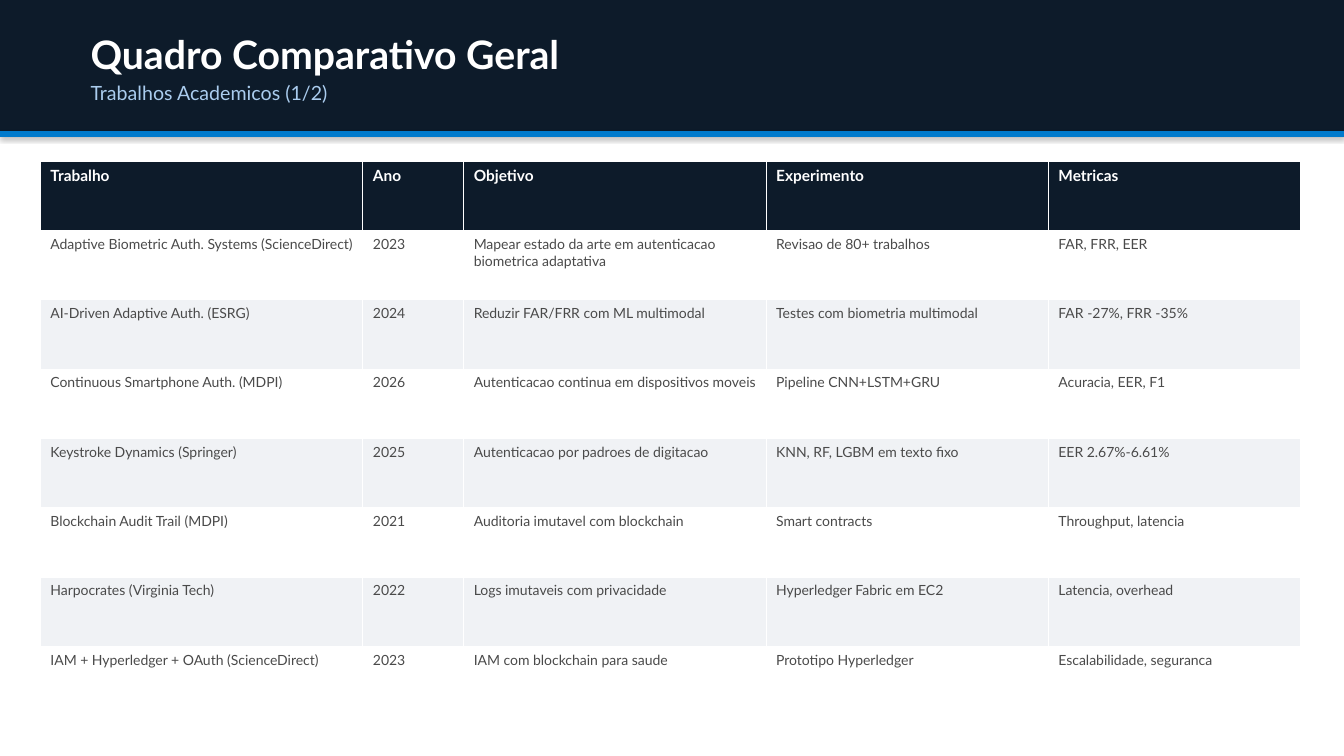
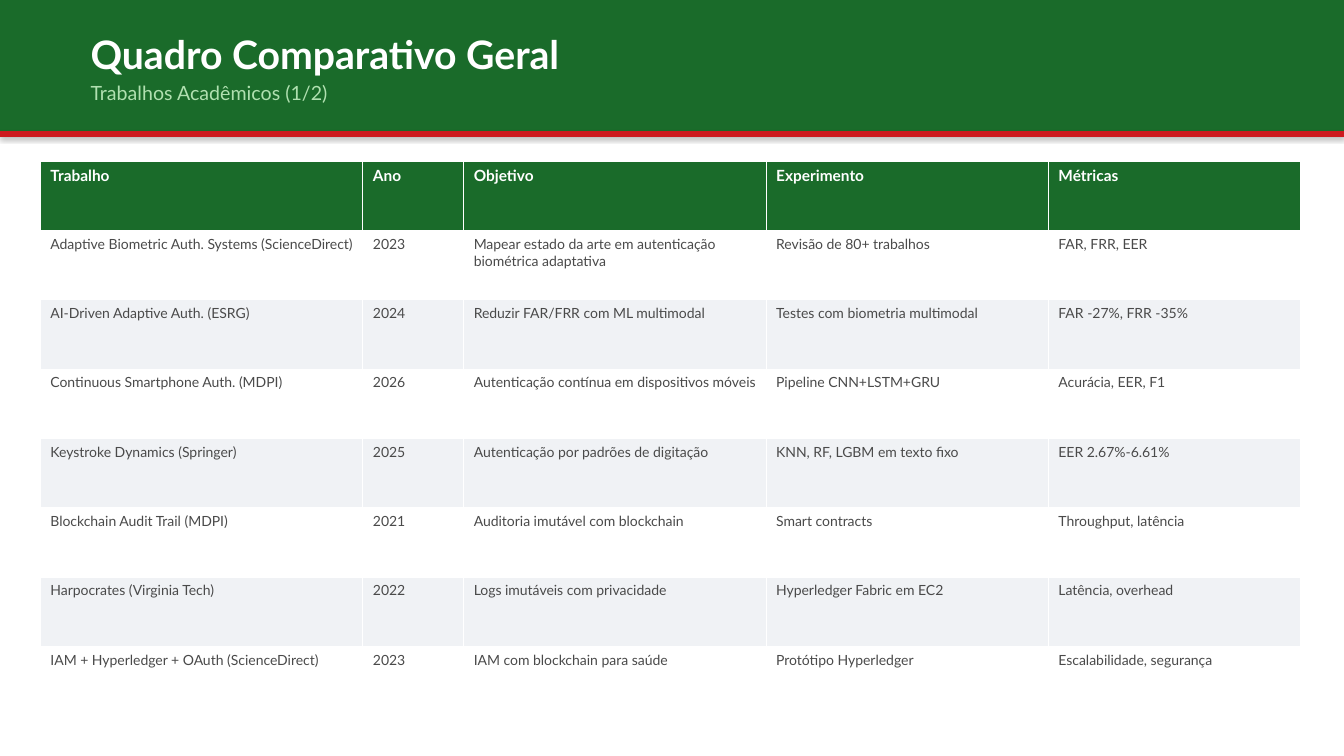
Before and after one commit to jgbcientista/gestao-autonomo, a slide deck: slide 4 of docs/trabalhos-relacionados.pptx. Drawn at 1344x756 pixels with LibreOffice and Linux fonts; fonts in the diff are those of the drawing. Boxes give left, top, right and bottom in pixels: in the first picture for what was removed or moved away, otherwise in the second. Text is boxed around its words. In the diff, an @@ line names an element or a change of style, - is before the commit and + after.

```diff
--- a/docs/trabalhos-relacionados.pptx
+++ b/docs/trabalhos-relacionados.pptx
@@ rectangle at bbox=[0, 0, 1344, 131]: fill #0D1B2A to #1A6B2A @@
@@ text at bbox=[91, 85, 327, 103]: text changed; text colour #AACCEE to #B0E0B0 @@
-Trabalhos Academicos (1/2)
+Trabalhos Acadêmicos (1/2)
@@ rectangle at bbox=[0, 131, 1344, 137]: fill #007ACC to #CD191E @@
@@ table at bbox=[40, 161, 1301, 716] @@
-row 1, column 5: Metricas
+row 1, column 5: Métricas
-row 2, column 3: Mapear estado da arte em autenticacao biometrica adaptativa
+row 2, column 3: Mapear estado da arte em autenticação biométrica adaptativa
-row 2, column 4: Revisao de 80+ trabalhos
+row 2, column 4: Revisão de 80+ trabalhos
-row 4, column 3: Autenticacao continua em dispositivos moveis
+row 4, column 3: Autenticação contínua em dispositivos móveis
-row 4, column 5: Acuracia, EER, F1
+row 4, column 5: Acurácia, EER, F1
-row 5, column 3: Autenticacao por padroes de digitacao
+row 5, column 3: Autenticação por padrões de digitação
-row 6, column 3: Auditoria imutavel com blockchain
+row 6, column 3: Auditoria imutável com blockchain
-row 6, column 5: Throughput, latencia
+row 6, column 5: Throughput, latência
-row 7, column 3: Logs imutaveis com privacidade
+row 7, column 3: Logs imutáveis com privacidade
-row 7, column 5: Latencia, overhead
+row 7, column 5: Latência, overhead
-row 8: IAM + Hyperledger + OAuth (ScienceDirect) | 2023 | IAM com blockchain para saude | Prototipo Hyperledger | Escalabilidade, seguranca
+row 8: IAM + Hyperledger + OAuth (ScienceDirect) | 2023 | IAM com blockchain para saúde | Protótipo Hyperledger | Escalabilidade, segurança
@@ fill #0D1B2A to #1A6B2A in row 1 @@
```
Also in this commit, not shown: 16 other slides changed, 2 other files.
